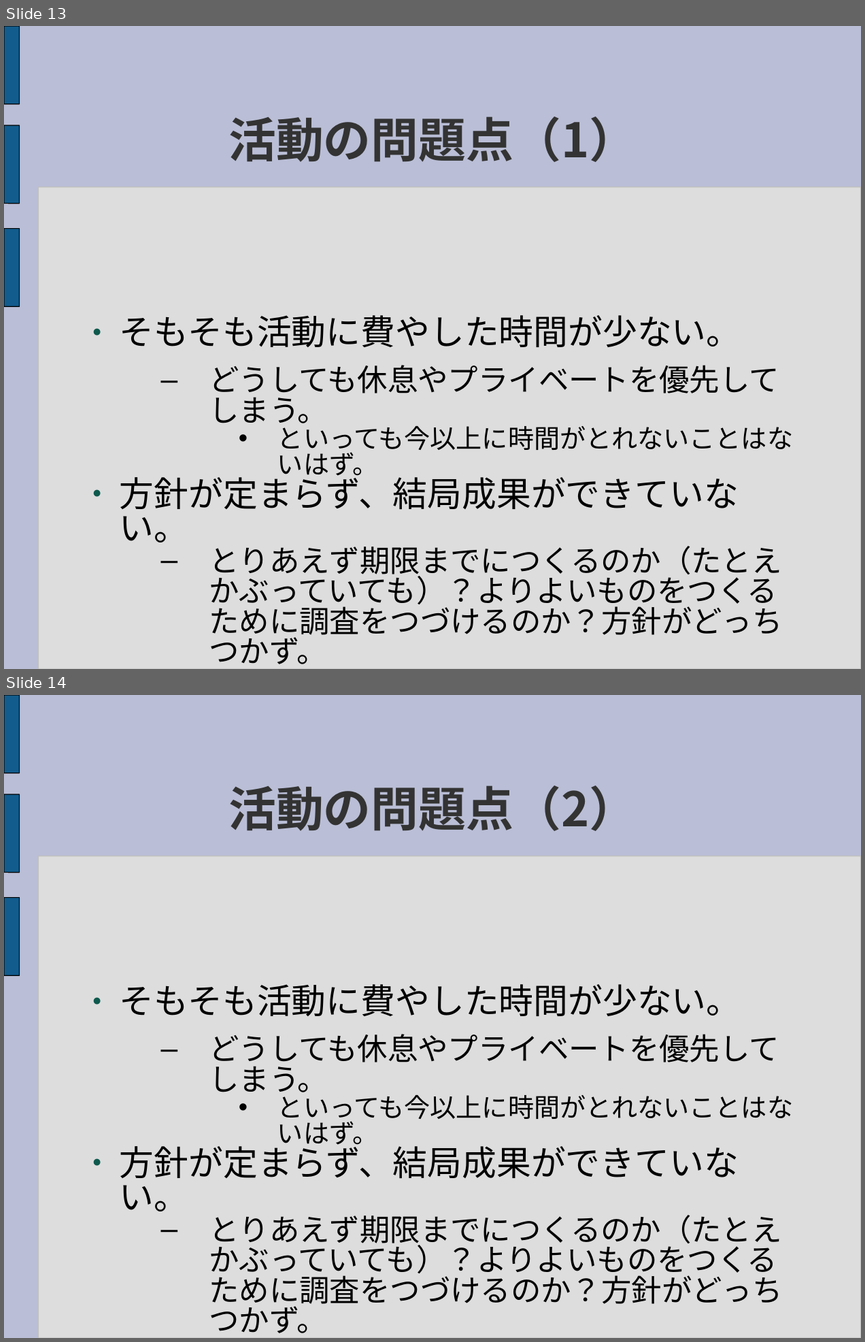
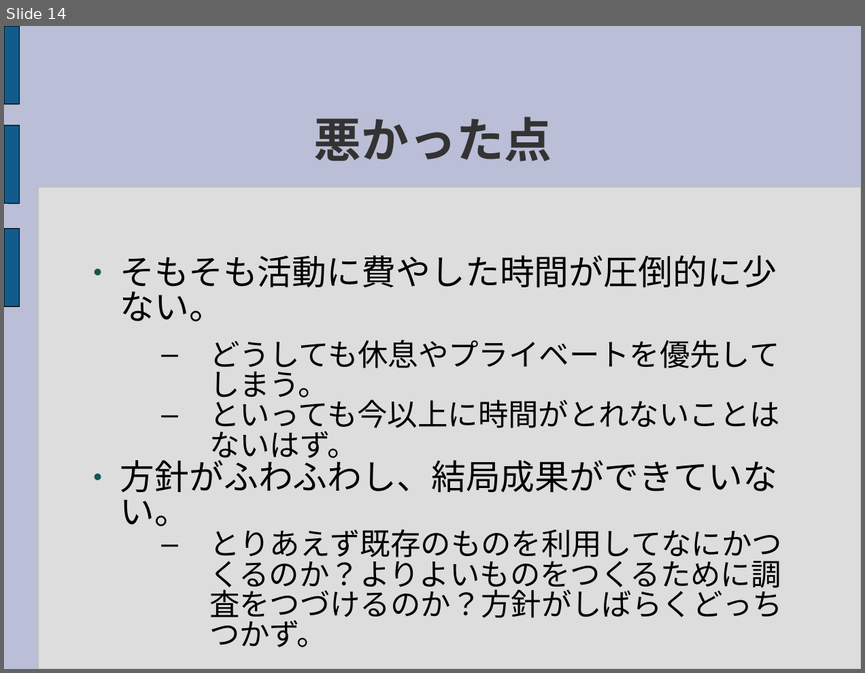
Before and after one commit to sec-d04/RTMWeb, a slide deck: Document/Presentation/RTMWeb_ResearchPresentation.ppt. Shown one above the other, each under a label of ours: slides 13 and 14 before the commit, slide 14 after it. The pictures are 865x1342 and 865x673 pixels, drawn with LibreOffice and Linux fonts; fonts in the diff are those of the drawing. Boxes give left, top, right and bottom in pixels: in the first picture for what was removed or moved away, otherwise in the second. Text is boxed around its words. In the diff, an @@ line names an element or a change of style, - is before the commit and + after.

Commit message:
成果発表資料全体大修正　一応完成版のつもり
・発表の流れをシンプルにし、それにあわせ全体を再構成した。
・「おさらい」のRTMの説明を削除した。
・今後を修正した。
・OpenHRIにあったRTM+WEBの説明を追加した。
・意見のまとまってない点を記載した。
・新提案を追加した。

```diff
--- a/Document/Presentation/RTMWeb_ResearchPresentation.ppt
+++ b/Document/Presentation/RTMWeb_ResearchPresentation.ppt
@@ slide 14 removed at box(4, 695, 861, 1338), background #BABED6; not listed: 4 template elements that a slide beside it also shows @@
@@ title removed at box(228, 785, 636, 831) @@
-活動の問題点（2）
@@ text removed at box(120, 984, 793, 1333) @@
-● そもそも活動に費やした時間が少ない。
-  – どうしても休息やプライベートを優先してしまう。
-    • といっても今以上に時間がとれないことはないはず。
-● 方針が定まらず、結局成果ができていない。
-  – とりあえず期限までにつくるのか（たとえかぶっていても）？よりよいものをつくるために調査をつづけるのか？方針がどっちつかず。
@@ what was slide 13 is now slide 14 @@
@@ slide 14 changed as well @@
@@ title at box(314, 116, 551, 161): text changed @@
-活動の問題点（1）
+悪かった点
@@ text "そもそも活動に費やした時間が圧倒的に少ない。": place and size @@
-text "そもそも活動に費やした時間が圧倒的に少ない。" at box(120, 315, 793, 664)
+text "そもそも活動に費やした時間が圧倒的に少ない。" at box(120, 255, 783, 647)
@@ text at box(120, 255, 776, 321): text changed @@
-● そもそも活動に費やした時間が少ない。
+● そもそも活動に費やした時間が圧倒的に少ない。
@@ text at box(209, 395, 780, 463): size 24 to 28 pt in "といっても今以上に時間がとれないことはないはず。"; bullet • to –; list level 3 to 2 in "といっても今以上に時間がとれないことはないはず。" @@
@@ text at box(120, 454, 783, 647): text changed @@
-● 方針が定まらず、結局成果ができていない。
-  – とりあえず期限までにつくるのか（たとえかぶっていても）？よりよいものをつくるために調査をつづけるのか？方針がどっちつかず。
+● 方針がふわふわし、結局成果ができていない。
+  – とりあえず既存のものを利用してなにかつくるのか？よりよいものをつくるために調査をつづけるのか？方針がしばらくどっちつかず。
```
Also in this commit, not shown: 10 other slides changed, 6 slides added, 3 other slides removed.
